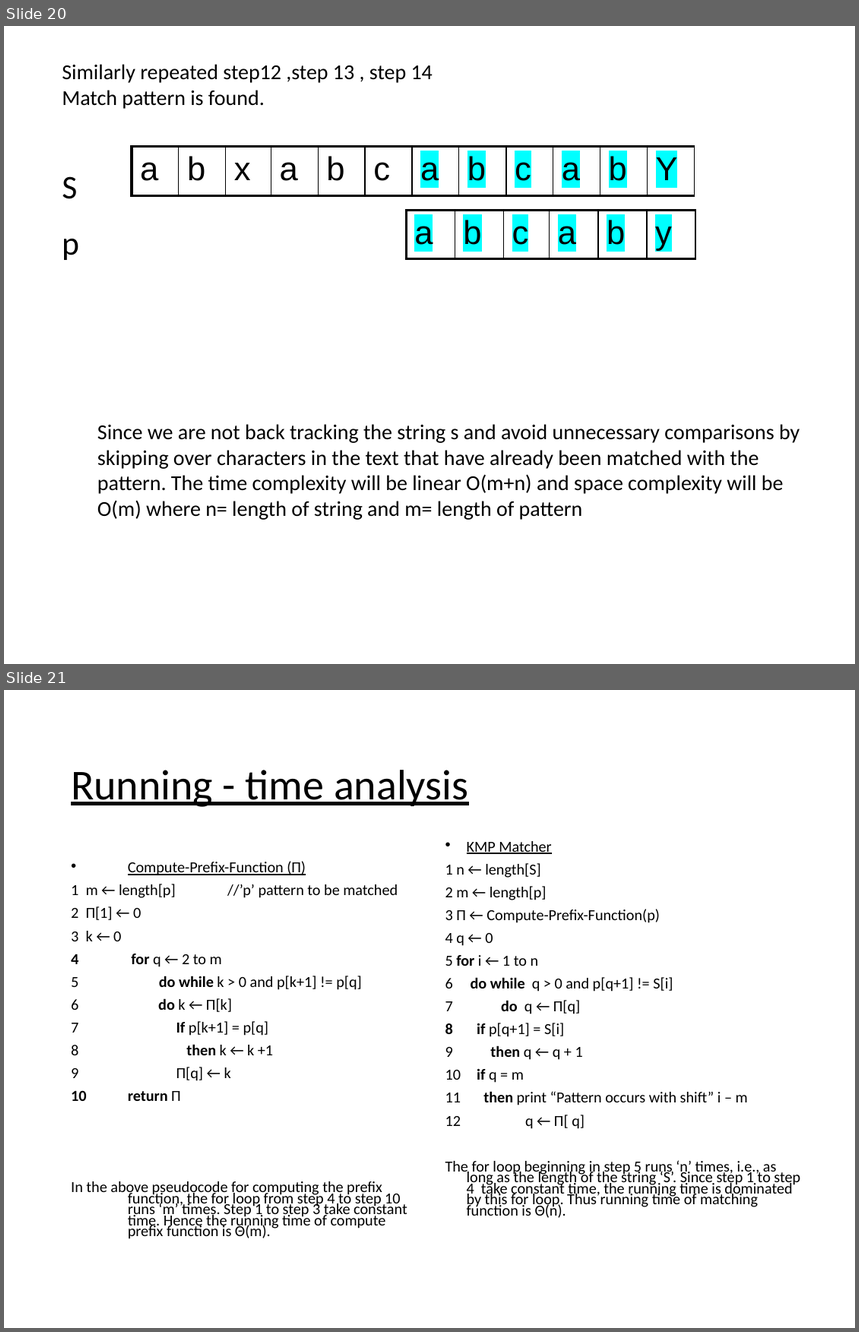
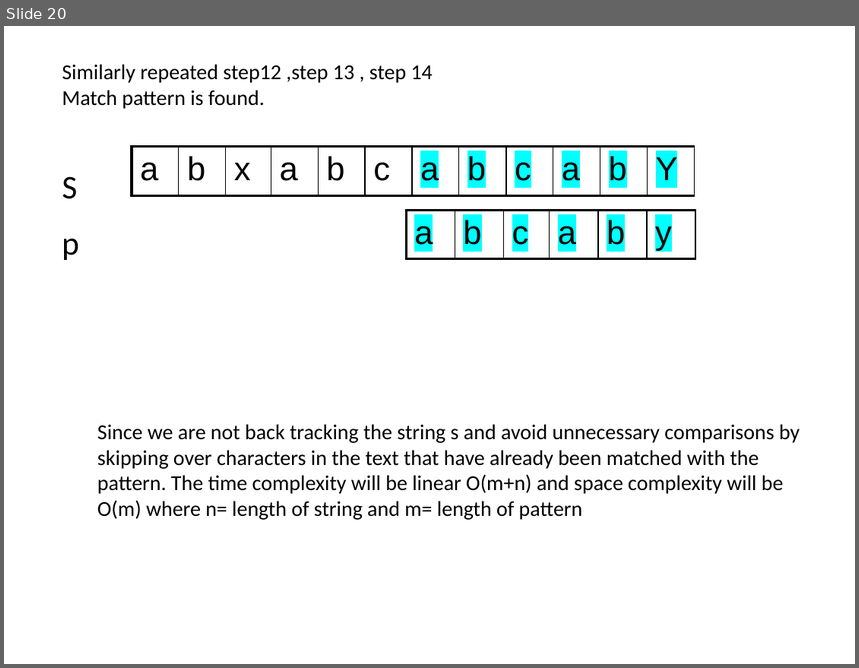
Before and after one commit to adikarimadhav21/3013-Algorithms-Adhikari, a slide deck: Assignments/A04/knuth-morris-pratt (kmp) algorithm ppt.pptx. Shown one above the other, each under a label of ours: slides 20 and 21 before the commit, slide 20 after it. The pictures are 859x1332 and 859x668 pixels, drawn with LibreOffice and Linux fonts; fonts in the diff are those of the drawing. Boxes give left, top, right and bottom in pixels: in the first picture for what was removed or moved away, otherwise in the second. Text is boxed around its words. In the diff, an @@ line names an element or a change of style, - is before the commit and + after.

Commit message:
updated slide

```diff
--- a/Assignments/A04/knuth-morris-pratt (kmp) algorithm ppt.pptx
+++ b/Assignments/A04/knuth-morris-pratt (kmp) algorithm ppt.pptx
@@ slide 21 removed at (4,690,855,1328), background #FFFFFF @@
@@ title removed at (71,770,468,807) @@
-Running - time analysis
@@ text removed at (446,841,800,1218) @@
-• KMP Matcher
-1 n ← length[S]
-2 m ← length[p]
-3 Π ← Compute-Prefix-Function(p)
-4 q ← 0
-5 for i ← 1 to n
-6 do while q > 0 and p[q+1] != S[i]
-7 do q ← Π[q]
-8 if p[q+1] = S[i]
-9 then q ← q + 1
-10 if q = m
-11 then print “Pattern occurs with shift” i – m
-12 q ← Π[ q]
-The for loop beginning in step 5 runs ‘n’ times, i.e., as long as the length of the string ‘S’. Since step 1 to step 4 take constant time, the running time is dominated by this for loop. Thus running time of matching function is Θ(n).
@@ text removed at (71,861,408,1239) @@
-• Compute-Prefix-Function (Π)
-1 m ← length[p] //’p’ pattern to be matched
-2 Π[1] ← 0
-3 k ← 0
-4 for q ← 2 to m
-5 do while k > 0 and p[k+1] != p[q]
-6 do k ← Π[k]
-7 If p[k+1] = p[q]
-8 then k ← k +1
-9 Π[q] ← k
-10 return Π
-In the above pseudocode for computing the prefix function, the for loop from step 4 to step 10 runs ‘m’ times. Step 1 to step 3 take constant time. Hence the running time of compute prefix function is Θ(m).
```
